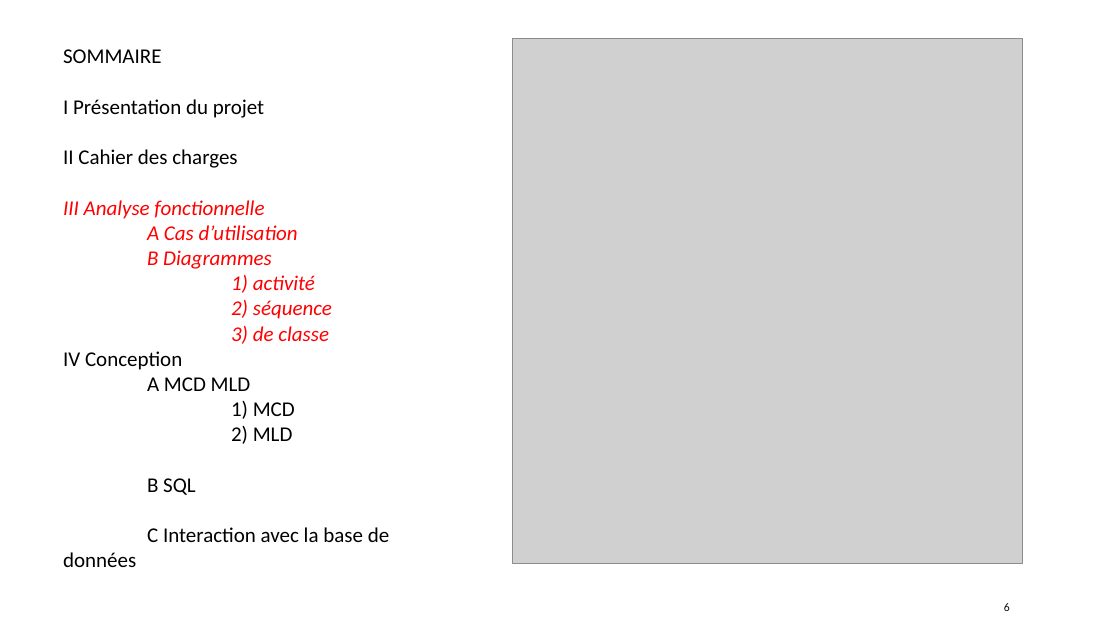
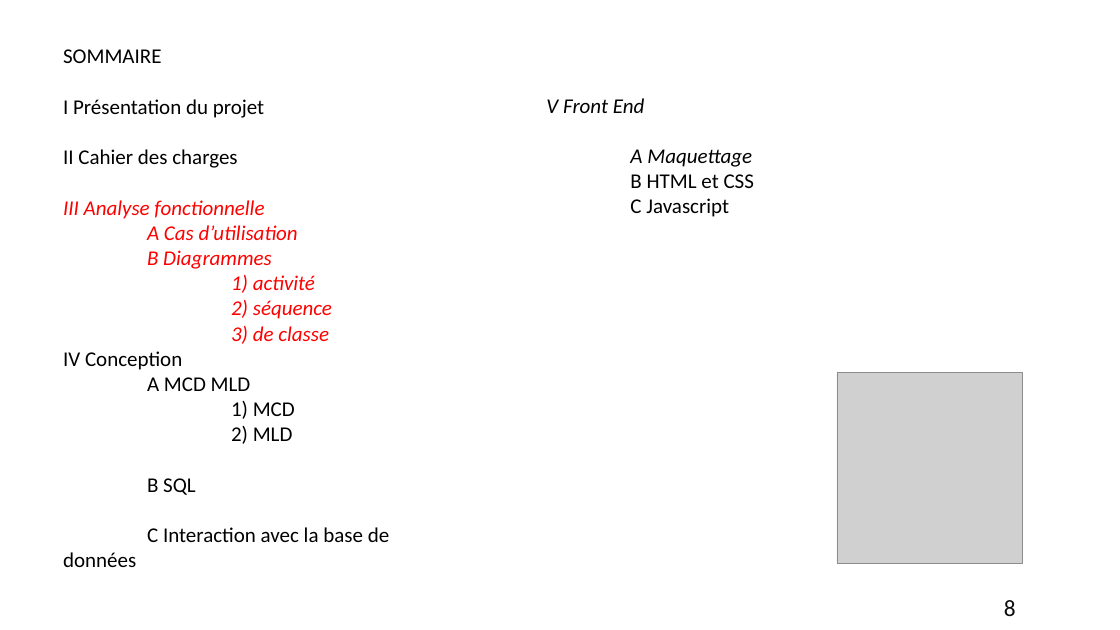
Before and after one commit to Laurette2032/REA, a slide deck: slide 8 of REA 1/Présentation Projet personnel_V2.pptx (slide 6 before the commit). Drawn at 1120x630 pixels with LibreOffice and Linux fonts; fonts in the diff are those of the drawing; grey boxes stand for pictures. Boxes give left, top, right and bottom in pixels: in the first picture for what was removed or moved away, otherwise in the second. Text is boxed around its words. In the diff, an @@ line names an element or a change of style, - is before the commit and + after.

```diff
--- a/REA 1/Présentation Projet personnel_V2.pptx
+++ b/REA 1/Présentation Projet personnel_V2.pptx
@@ picture removed at [513,39,1023,564] @@
@@ text added at [546,98,754,217], 18 pt, text #000000 @@
+V Front End
+A Maquettage
+B HTML et CSS
+C Javascript
@@ picture added at [837,373,1023,565] @@
@@ page number at [1004,600,1016,616]: text changed; size 10 to 20 pt @@
-6
+8
```
Also in this commit, not shown: 14 other slides changed, 19 slides added, 1 slide removed, 27 other files.
